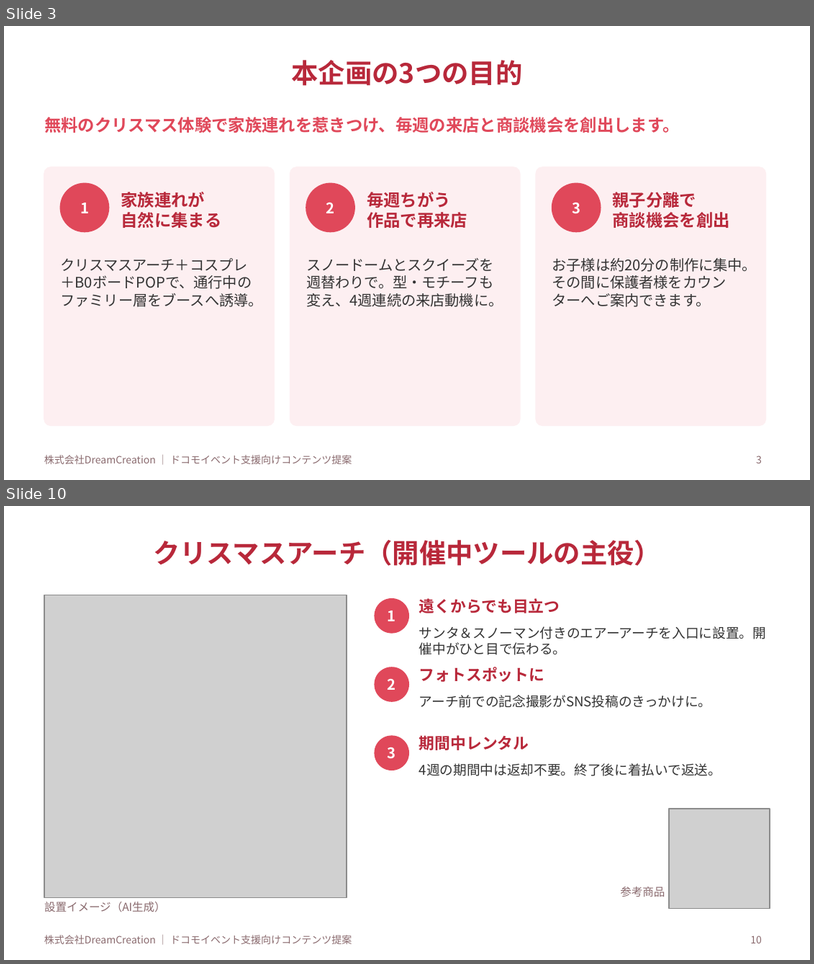
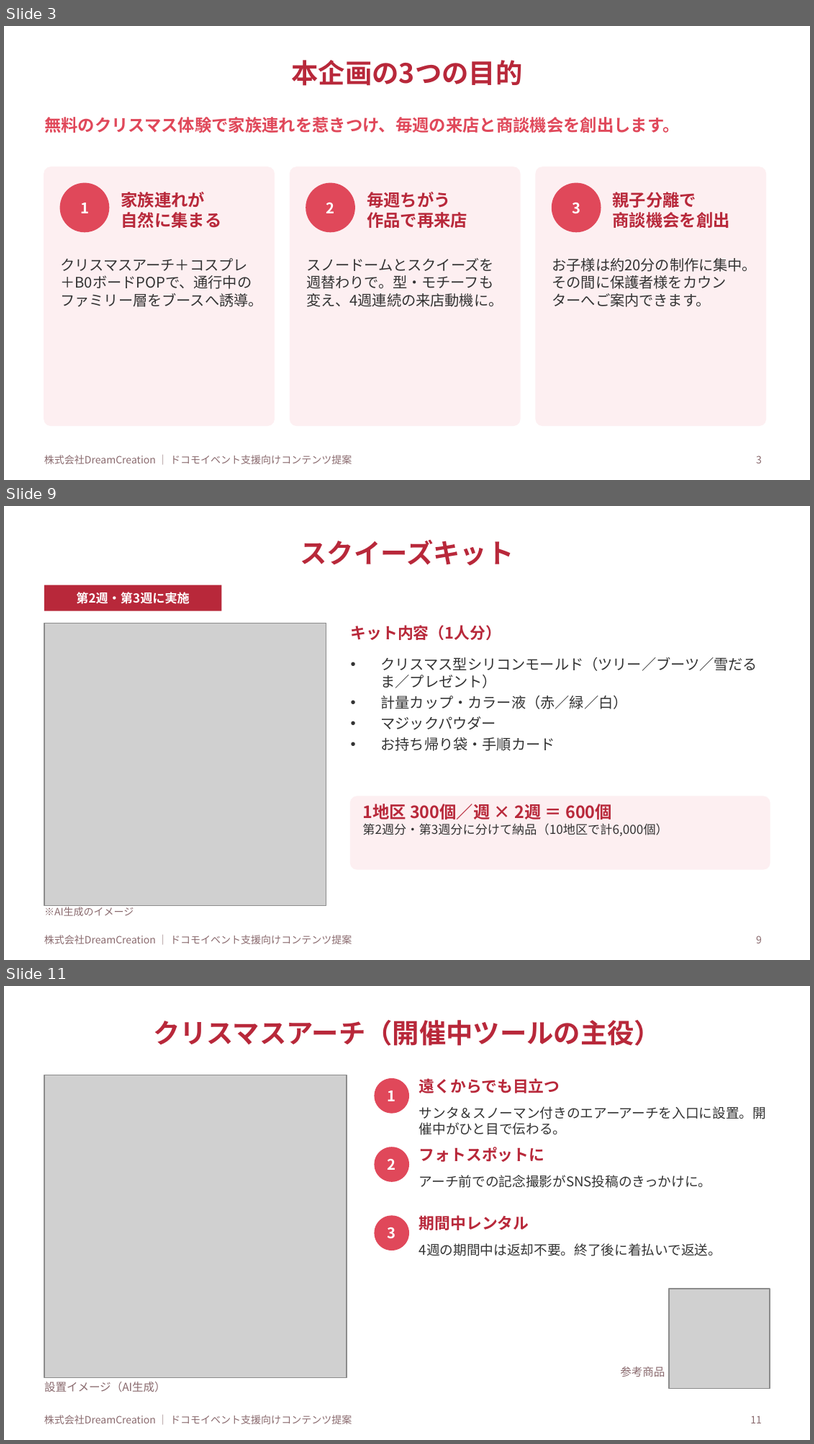
Before and after one commit to lunamax77/-next-vision, a slide deck: docs/proposals/2026-12_docomo_christmas-ws/企画書_NTTドコモ_クリスマスWS.pptx. Shown one above the other, each under a label of ours: slides 3 and 10 before the commit, slides 3, 9 and 11 after it; the slides between them are not shown. The pictures are 814x964 and 814x1444 pixels, drawn with LibreOffice and Linux fonts; fonts in the diff are those of the drawing; grey boxes stand for pictures. Boxes give left, top, right and bottom in pixels: in the first picture for what was removed or moved away, otherwise in the second. Text is boxed around its words. In the diff, an @@ line names an element or a change of style, - is before the commit and + after.

```diff
--- a/docs/proposals/2026-12_docomo_christmas-ws/企画書_NTTドコモ_クリスマスWS.pptx
+++ b/docs/proposals/2026-12_docomo_christmas-ws/企画書_NTTドコモ_クリスマスWS.pptx
@@ slide 9 added at box(4, 506, 810, 960), background #FFFFFF; not listed: 1 template element that a slide beside it also shows @@
@@ title added at box(301, 540, 514, 566), 24 pt, text #B8283A, bold @@
+スクイーズキット
@@ rectangle added at box(44, 585, 221, 611), fill #B8283A, 11 pt, text #FFFFFF, bold @@
+第2週・第3週に実施
@@ picture added at box(44, 623, 327, 905) @@
@@ text added at box(351, 625, 502, 640), 14 pt, text #B8283A, bold @@
+キット内容（1人分）
@@ text added at box(381, 657, 759, 751), 13 pt, text #333333 @@
+• クリスマス型シリコンモールド（ツリー／ブーツ／雪だるま／プレゼント）
+• 計量カップ・カラー液（赤／緑／白）
+• マジックパウダー
+• お持ち帰り袋・手順カード
@@ rounded rectangle added at box(351, 796, 770, 869), fill #FDEFF1, outline #FDEFF1 1 pt @@
@@ text added at box(363, 803, 668, 836), 11 pt, text #333333 @@
+1地区 300個／週 × 2週 ＝ 600個
+第2週分・第3週分に分けて納品（10地区で計6,000個）
@@ text added at box(44, 905, 134, 916), 9 pt, text #8A6A6E @@
+※AI生成のイメージ
@@ page number added at box(756, 935, 762, 943), 9 pt, text #8A6A6E @@
+9
@@ what was slide 10 is now slide 11 @@
@@ page number at box(751, 1415, 762, 1423): text changed @@
-10
+11
```
Also in this commit, not shown: 7 slides changed, 4 other files.
